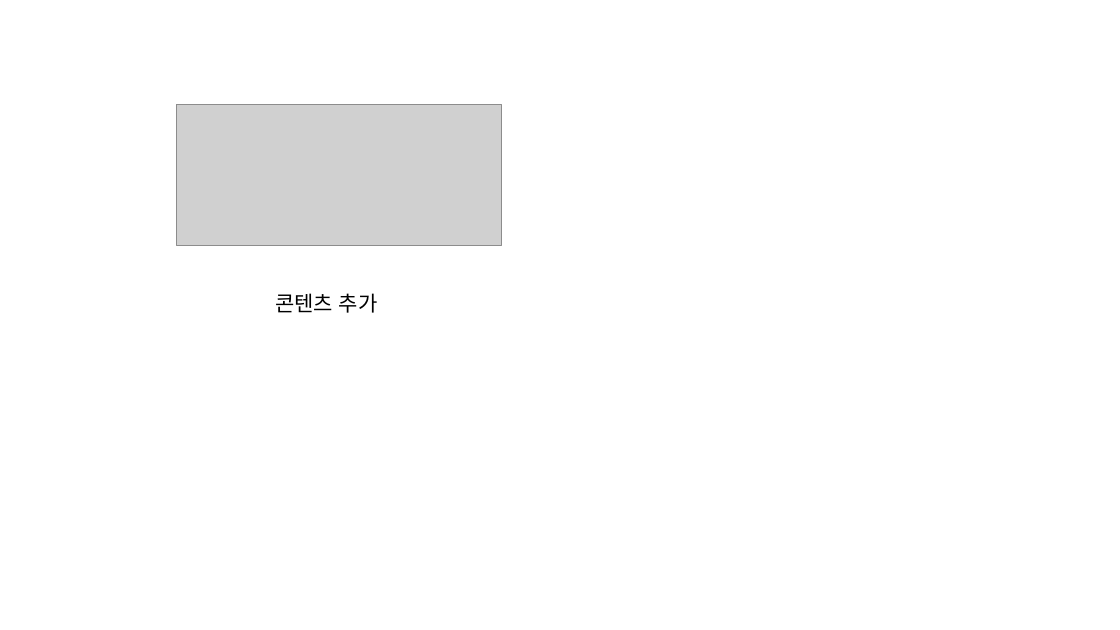
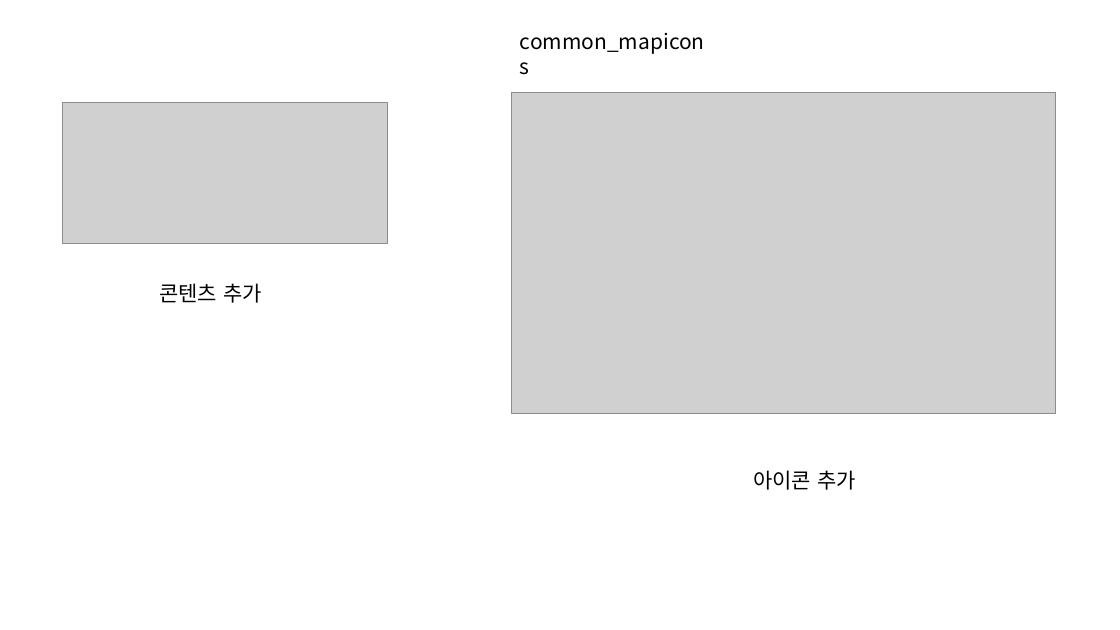
Before and after one commit to jeoungGyy/sejong, a slide deck: slide 4 of ppt/05-10.pptx (slide 2 before the commit). Drawn at 1120x630 pixels with LibreOffice and Linux fonts; fonts in the diff are those of the drawing; grey boxes stand for pictures. Boxes give left, top, right and bottom in pixels: in the first picture for what was removed or moved away, otherwise in the second. Text is boxed around its words. In the diff, an @@ line names an element or a change of style, - is before the commit and + after.

```diff
--- a/ppt/05-10.pptx
+++ b/ppt/05-10.pptx
@@ text added at (520,33,705,54), 18 pt, text #000000 @@
+common_mapicons
@@ picture: place and size @@
-picture at (176,104,502,245)
+picture at (62,103,387,244)
@@ picture added at (512,92,1056,413) @@
@@ text "콘텐츠 추가": place and size @@
-text "콘텐츠 추가" at (275,293,378,313)
+text "콘텐츠 추가" at (159,283,262,303)
@@ text added at (753,470,856,490), 18 pt, text #000000 @@
+아이콘 추가
```
Also in this commit, not shown: 2 slides added, 1 slide removed, 9 other files.
